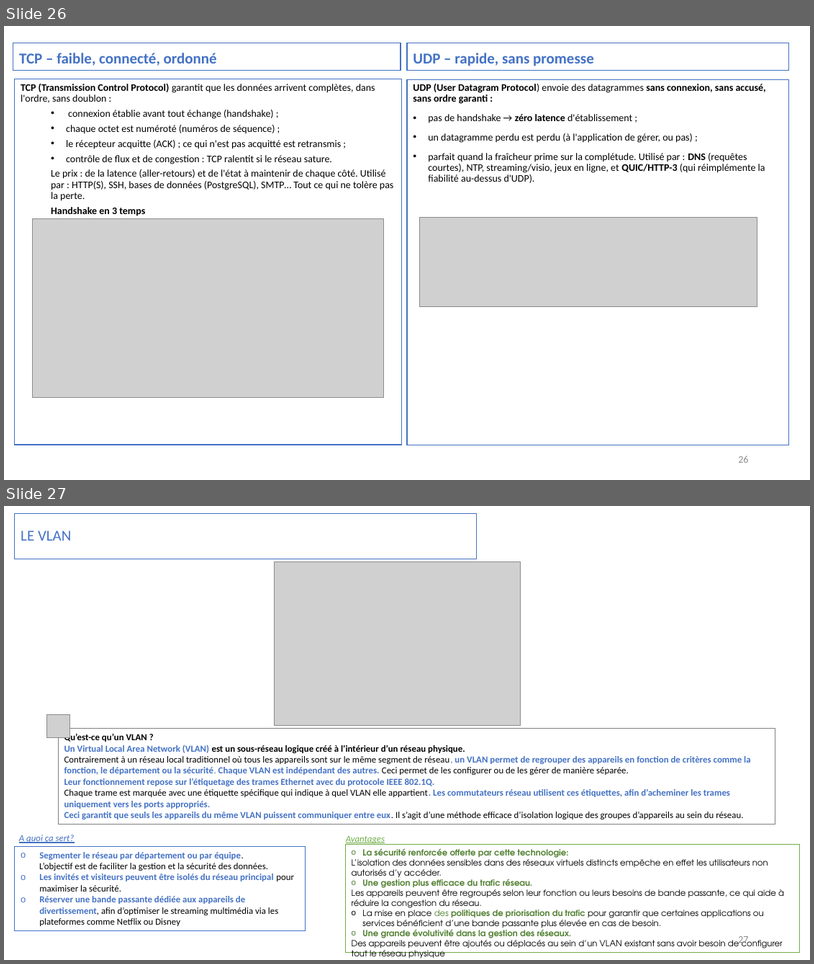
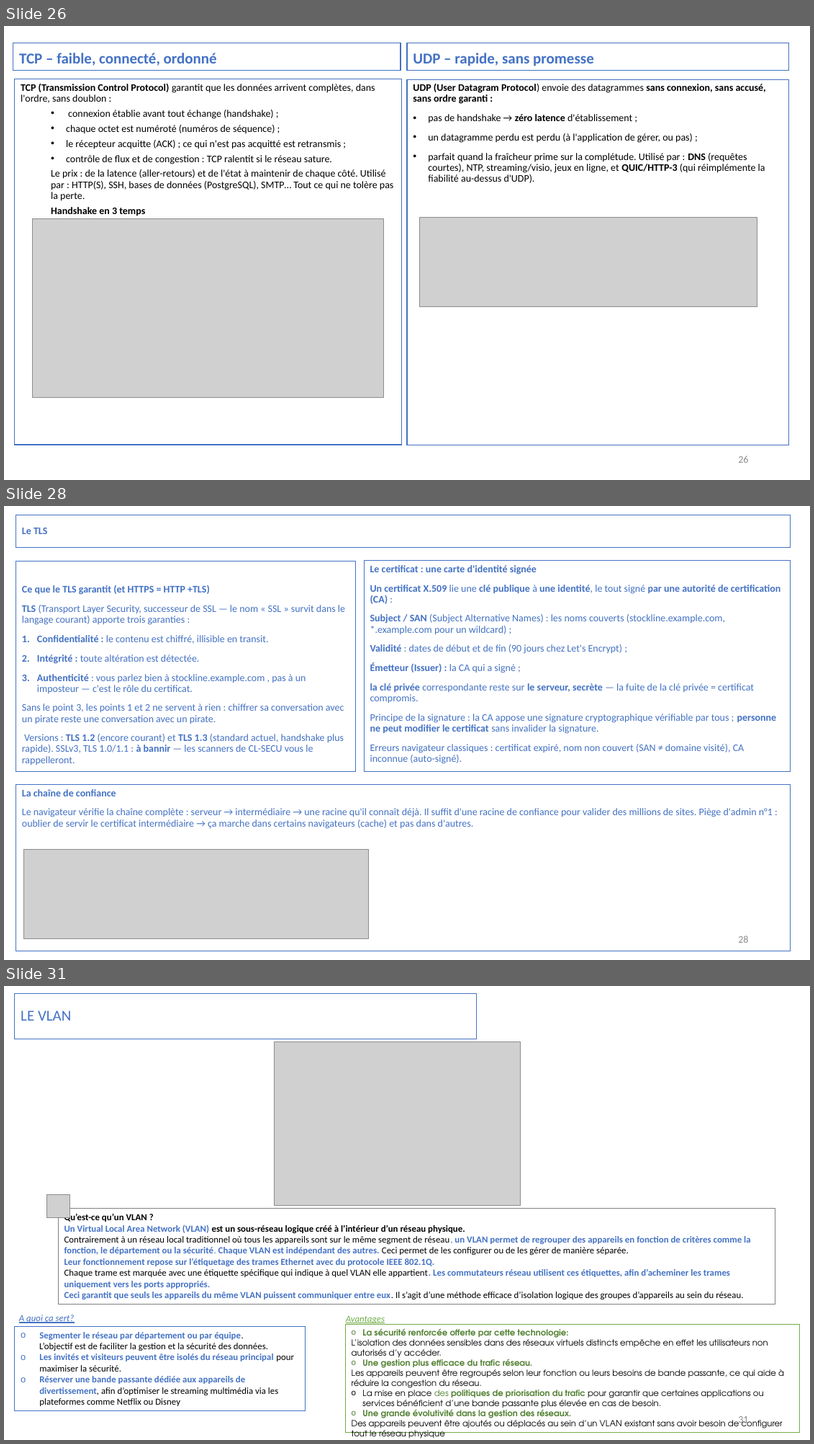
Before and after one commit to InesZ59/Cours_Python_M2i, a slide deck: RESEAU/Les_Fondements_du_reseau.pptx. Shown one above the other, each under a label of ours: slides 26 and 27 before the commit, slides 26, 28 and 31 after it; the slides between them are not shown. The pictures are 814x964 and 814x1444 pixels, drawn with LibreOffice and Linux fonts; fonts in the diff are those of the drawing; grey boxes stand for pictures. Boxes give left, top, right and bottom in pixels: in the first picture for what was removed or moved away, otherwise in the second. Text is boxed around its words. In the diff, an @@ line names an element or a change of style, - is before the commit and + after.

```diff
--- a/RESEAU/Les_Fondements_du_reseau.pptx
+++ b/RESEAU/Les_Fondements_du_reseau.pptx
@@ slide 28 added at [4, 506, 810, 960], background #FFFFFF @@
@@ title added at [16, 515, 791, 548], outline #4472C4 0.75 pt, 12 pt, text #4472C4, bold @@
+Le TLS
@@ text added at [16, 561, 356, 772], outline #4472C4 0.75 pt, 12 pt, text #4472C4 @@
+Ce que le TLS garantit (et HTTPS = HTTP +TLS)
+TLS (Transport Layer Security, successeur de SSL — le nom « SSL » survit dans le langage courant) apporte trois garanties :
+1. Confidentialité : le contenu est chiffré, illisible en transit.
+2. Intégrité : toute altération est détectée.
+3. Authenticité : vous parlez bien à stockline.example.com , pas à un imposteur — c'est le rôle du certificat.
+Sans le point 3, les points 1 et 2 ne servent à rien : chiffrer sa conversation avec un pirate reste une conversation avec un pirate.
+Versions : TLS 1.2 (encore courant) et TLS 1.3 (standard actuel, handshake plus rapide). SSLv3, TLS 1.0/1.1 : à bannir — les scanners de CL-SECU vous le rappelleront.
@@ rectangle added at [364, 561, 790, 772], outline #4472C4 0.75 pt, 12 pt, text #4472C4 @@
+Le certificat : une carte d'identité signée
+Un certificat X.509 lie une clé publique à une identité, le tout signé par une autorité de certification (CA) :
+Subject / SAN (Subject Alternative Names) : les noms couverts (stockline.example.com, *.example.com pour un wildcard) ;
+Validité : dates de début et de fin (90 jours chez Let's Encrypt) ;
+Émetteur (Issuer) : la CA qui a signé ;
+la clé privée correspondante reste sur le serveur, secrète — la fuite de la clé privée = certificat compromis.
+Principe de la signature : la CA appose une signature cryptographique vérifiable par tous ; personne ne peut modifier le certificat sans invalider la signature.
+Erreurs navigateur classiques : certificat expiré, nom non couvert (SAN ≠ domaine visité), CA inconnue (auto-signé).
@@ text added at [16, 785, 791, 951], outline #4472C4 1 pt, 12 pt, text #4472C4 @@
+La chaîne de confiance
+Le navigateur vérifie la chaîne complète : serveur → intermédiaire → une racine qu'il connaît déjà. Il suffit d'une racine de confiance pour valider des millions de sites. Piège d'admin n°1 : oublier de servir le certificat intermédiaire → ça marche dans certains navigateurs (cache) et pas dans d'autres.
@@ picture added at [24, 849, 369, 939] @@
@@ page number added at [738, 935, 748, 942], 12 pt, text #8C8C8C @@
+28
@@ what was slide 27 is now slide 31 @@
@@ page number at [738, 1416, 748, 1425]: text changed @@
-27
+31
```
Also in this commit, not shown: 3 other slides added, 3 other files.
